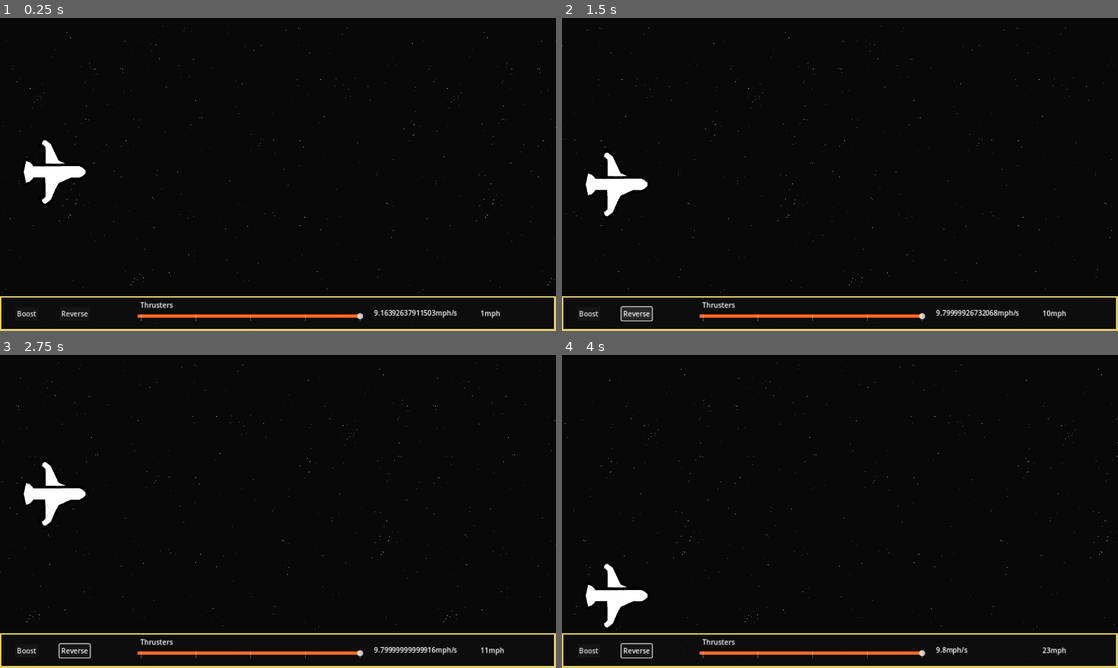
Above: before the commit, frames 1-4 (two rows, left to right).
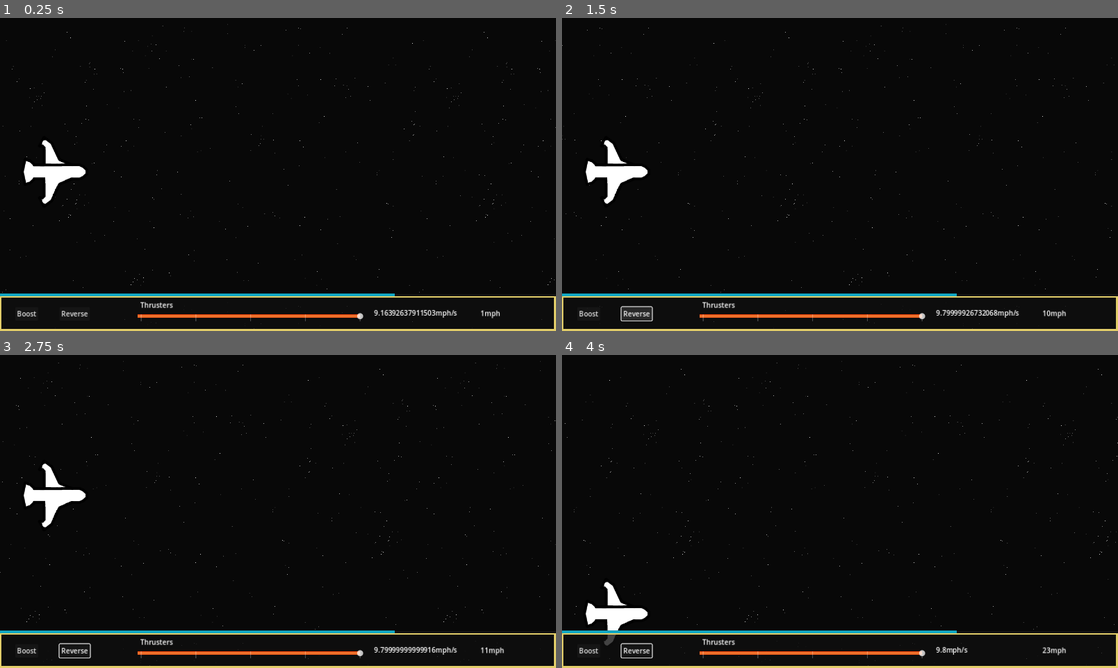
Above: after the commit, the same moments.

Repository: Harmoen/Never-Stop
Game: Godot game, scene res://source/main/main.tscn
The game is run twice, just before and just after one commit, with the same random seed, the same clock (stepped at 60 frames per second) and the same inputs.
Inputs (mouse positions are in pixels of both pictures, inside the frame that each line leads up to):
- Up to frame 1 (0.25 s): no input
- Up to frame 2 (1.5 s): click "Boost" at 0.5 s; click "Reverse" at 1.25 s
- Up to frame 3 (2.75 s): tap Enter at 2 s; move the mouse to (400, 495) at 2.02 s; press the mouse at (400, 495) at 2.03 s; hold Up (up) from 2.03 s (still down)
- Up to frame 4 (4 s): move the mouse to (728, 527) at 2.77 s; release Up (up) at 2.78 s; release the mouse at (728, 527) at 2.78 s; hold S (down) 2.78-3.53 s; click (728, 527) at 2.85 s; move the mouse to (895, 442) at 3.52 s; press the mouse at (895, 442) at 3.53 s; hold Up (up) from 3.53 s (still down)

The runs differ from the first frame. In frame 1, 0.6% of the frame differs, in the area x 0-71%, y 88-89%; in frame 2, 1.6%; in frame 3, 0.9%; in frame 4, 1.7%, in the area x 0-71%, y 66-93%.

Commit message:
Fixed the damn controls

Diff:
--- a/source/main/main.tscn
+++ b/source/main/main.tscn
@@ -1,11 +1,10 @@
-[gd_scene load_steps=12 format=3 uid="uid://b0j5744x2awu8"]
+[gd_scene load_steps=13 format=3 uid="uid://b0j5744x2awu8"]
 
 [ext_resource type="Script" path="res://source/main/main.gd" id="1_svqlp"]
 [ext_resource type="PackedScene" uid="uid://ds23o5u6thl0n" path="res://source/spaceship/spaceship.tscn" id="2_3spb5"]
 [ext_resource type="Texture2D" uid="uid://cmf33tq4ehg7x" path="res://assets/textures/placeholder/Sprite-0001.png" id="2_l7axo"]
 [ext_resource type="Shader" path="res://source/shaders/scroll.gdshader" id="3_qf87f"]
 [ext_resource type="Script" path="res://source/ui/control_panel.gd" id="4_j3b12"]
-[ext_resource type="Texture2D" uid="uid://bfgvnmba3ehb3" path="res://assets/textures/placeholder/asteroid.png" id="4_vbc8j"]
 [ext_resource type="Script" path="res://source/ui/throttle.gd" id="5_3g2n2"]
 [ext_resource type="Script" path="res://source/ui/sound_button.gd" id="6_nem02"]
 
@@ -28,17 +27,29 @@
 border_color = Color(0.951438, 0.211101, 0, 1)
 border_blend = true
 
+[sub_resource type="StyleBoxFlat" id="StyleBoxFlat_00mev"]
+bg_color = Color(0.0807833, 0.0807833, 0.0807833, 1)
+border_width_left = 1
+border_width_top = 1
+border_width_right = 1
+border_width_bottom = 1
+border_color = Color(0, 0, 0, 1)
+border_blend = true
+
+[sub_resource type="StyleBoxFlat" id="StyleBoxFlat_qq2s6"]
+bg_color = Color(0.0696532, 0.669902, 0.781649, 1)
+border_width_left = 1
+border_width_top = 1
+border_width_right = 1
+border_width_bottom = 1
+border_color = Color(0.0417974, 0.509131, 0.594539, 1)
+border_blend = true
+
 [node name="Main" type="Node"]
 script = ExtResource("1_svqlp")
 
-[node name="Camera2D" type="Camera2D" parent="."]
-anchor_mode = 0
-
-[node name="Spaceship" parent="." instance=ExtResource("2_3spb5")]
-position = Vector2(126, 354)
-
 [node name="Background" type="CanvasLayer" parent="."]
-layer = -1
+layer = -2
 
 [node name="PlaceholderBackground" type="TextureRect" parent="Background"]
 z_index = -1
@@ -52,6 +63,12 @@
 size_flags_vertical = 3
 texture = ExtResource("2_l7axo")
 stretch_mode = 1
+
+[node name="Camera2D" type="Camera2D" parent="."]
+anchor_mode = 0
+
+[node name="Spaceship" parent="." instance=ExtResource("2_3spb5")]
+position = Vector2(126, 354)
 
 [node name="ControlPanel" type="CanvasLayer" parent="."]
 script = ExtResource("4_j3b12")
@@ -137,22 +154,21 @@
 text = "Reverse"
 script = ExtResource("6_nem02")
 
-[node name="Asteroid" type="Sprite2D" parent="."]
-visible = false
-position = Vector2(846, 119)
-scale = Vector2(0.25, 0.25)
-texture = ExtResource("4_vbc8j")
-
-[node name="Asteroid2" type="Sprite2D" parent="."]
-visible = false
-position = Vector2(1004, 506)
-rotation = -0.914423
-scale = Vector2(0.25, 0.25)
-texture = ExtResource("4_vbc8j")
-
-[node name="Asteroid3" type="Sprite2D" parent="."]
-visible = false
-position = Vector2(601, 567)
-rotation = -1.38281
-scale = Vector2(0.17021, 0.17021)
-texture = ExtResource("4_vbc8j")
+[node name="ShieldBar" type="ProgressBar" parent="ControlPanel/Panel"]
+unique_name_in_owner = true
+custom_minimum_size = Vector2(0, 6)
+layout_mode = 1
+anchors_preset = 12
+anchor_top = 1.0
+anchor_right = 1.0
+anchor_bottom = 1.0
+offset_top = -86.0
+offset_bottom = -80.0
+grow_horizontal = 2
+grow_vertical = 0
+size_flags_vertical = 1
+theme_override_styles/background = SubResource("StyleBoxFlat_00mev")
+theme_override_styles/fill = SubResource("StyleBoxFlat_qq2s6")
+max_value = 1.0
+value = 0.71
+show_percentage = false
--- a/source/spaceship/spaceship.gd
+++ b/source/spaceship/spaceship.gd
@@ -6,37 +6,28 @@
 const MIN_HEIGHT : float = 0
 
 @onready var hitbox: Area2D = $Hitbox
+@onready var mouse_input_controller: Control = $guiInputLayer/MouseInputController
 
 # Strafing Variables
 var input_direction : float = 0
 var direction : float = 0
+var following_mouse : bool = false
 var current_strafe_speed : float = 0
 var strafe_speed : float = 500
 var strafe_acceleration : float = 6
-
-# I might make the speed not controlled by the spaceship, since it's controlled by throttle
-# And doesn't actually affect the position of the ship
-#var current_speed : float = 1:
-	#set(new_speed):
-		#current_speed = new_speed
-		#UI.update_speed_display(current_speed)
 #endregion
 
 
 func _ready() -> void:
+	mouse_input_controller.gui_input.connect(_on_gui_input_event)
 	current_strafe_speed = strafe_speed
 
 
 func _process(delta: float) -> void:
-	if Input.is_action_pressed("left_click"):
+	if following_mouse:
 		var mouse_distance : float = get_global_mouse_position().y - self.global_position.y
 		if abs(mouse_distance) > 5:
 			input_direction = signf(mouse_distance)
-		else:
-			input_direction = 0.0
-	else:
-		input_direction = Input.get_axis("up","down")
-
 
 	direction = lerp(direction, input_direction, strafe_acceleration * delta)
 
@@ -45,3 +36,21 @@
 		self.global_position.y + (direction * current_strafe_speed * delta),
 		MIN_HEIGHT,
 		MAX_HEIGHT)
+
+
+#region Handling Input Modes
+func _unhandled_key_input(event: InputEvent) -> void:
+	if event.is_action_pressed("down") or event.is_action_pressed("up"):
+		following_mouse = false
+		input_direction = Input.get_axis("up","down")
+	elif event.is_action_released("down") or event.is_action_released("up"):
+		input_direction = Input.get_axis("up","down")
+
+
+func _on_gui_input_event(event: InputEvent) -> void:
+	if event.is_action_pressed("left_click"):
+		following_mouse = true
+	elif event.is_action_released("left_click"):
+		following_mouse = false
+		input_direction = Input.get_axis("up","down")
+#endregion
--- a/source/spaceship/spaceship.tscn
+++ b/source/spaceship/spaceship.tscn
@@ -20,3 +20,14 @@
 
 [node name="Sprite2D" type="Sprite2D" parent="."]
 texture = ExtResource("1_53jdu")
+
+[node name="guiInputLayer" type="CanvasLayer" parent="."]
+layer = -1
+
+[node name="MouseInputController" type="Control" parent="guiInputLayer"]
+layout_mode = 3
+anchors_preset = 15
+anchor_right = 1.0
+anchor_bottom = 1.0
+grow_horizontal = 2
+grow_vertical = 2
--- /dev/null
+++ b/source/ui/boost_panel.tscn
@@ -0,0 +1,63 @@
+[gd_scene load_steps=4 format=3 uid="uid://c22o5fsf1hhed"]
+
+[ext_resource type="Script" path="res://source/ui/sound_button.gd" id="1_xobs2"]
+
+[sub_resource type="StyleBoxFlat" id="StyleBoxFlat_pvfbt"]
+bg_color = Color(0.0807833, 0.0807833, 0.0807833, 1)
+border_width_left = 1
+border_width_top = 1
+border_width_right = 1
+border_width_bottom = 1
+border_color = Color(0, 0, 0, 1)
+border_blend = true
+
+[sub_resource type="StyleBoxFlat" id="StyleBoxFlat_5hw32"]
+bg_color = Color(0.0696532, 0.669902, 0.781649, 1)
+border_width_left = 1
+border_width_top = 1
+border_width_right = 1
+border_width_bottom = 1
+border_color = Color(0.0417974, 0.509131, 0.594539, 1)
+border_blend = true
+
+[node name="BoostPanel" type="PanelContainer"]
+offset_right = 101.0
+offset_bottom = 83.0
+
+[node name="MarginContainer" type="MarginContainer" parent="."]
+layout_mode = 2
+theme_override_constants/margin_left = 4
+theme_override_constants/margin_top = 4
+theme_override_constants/margin_right = 4
+theme_override_constants/margin_bottom = 4
+
+[node name="HBoxContainer" type="HBoxContainer" parent="MarginContainer"]
+layout_mode = 2
+
+[node name="VBoxContainer" type="VBoxContainer" parent="MarginContainer/HBoxContainer"]
+layout_mode = 2
+size_flags_horizontal = 3
+
+[node name="Label" type="Label" parent="MarginContainer/HBoxContainer/VBoxContainer"]
+layout_mode = 2
+size_flags_horizontal = 4
+size_flags_vertical = 0
+text = "Boost"
+horizontal_alignment = 1
+vertical_alignment = 1
+
+[node name="SoundButton" type="Button" parent="MarginContainer/HBoxContainer/VBoxContainer"]
+custom_minimum_size = Vector2(10, 10)
+layout_mode = 2
+size_flags_vertical = 3
+script = ExtResource("1_xobs2")
+
+[node name="BoostProgress" type="ProgressBar" parent="MarginContainer/HBoxContainer"]
+layout_mode = 2
+size_flags_vertical = 1
+theme_override_styles/background = SubResource("StyleBoxFlat_pvfbt")
+theme_override_styles/fill = SubResource("StyleBoxFlat_5hw32")
+max_value = 1.0
+value = 0.21
+fill_mode = 3
+show_percentage = false
--- a/source/ui/control_panel.gd
+++ b/source/ui/control_panel.gd
@@ -27,6 +27,8 @@
 		speed_label.text = str(floor(total_speed), "mph")
 var lerp_speed : float = 10
 var reversed : bool = false
+var boost_speed : float = 20
+var boost_duration : float = 4
 
 
 func _ready() -> void:
--- /dev/null
+++ b/source/ui/options_menu.tscn
@@ -0,0 +1,46 @@
+[gd_scene format=3 uid="uid://cqtffm82crdoc"]
+
+[node name="OptionsMenu" type="CanvasLayer"]
+layer = 2
+
+[node name="VBoxContainer" type="VBoxContainer" parent="."]
+offset_right = 40.0
+offset_bottom = 40.0
+
+[node name="HBoxContainer" type="HBoxContainer" parent="VBoxContainer"]
+layout_mode = 2
+
+[node name="CheckBox" type="CheckBox" parent="VBoxContainer/HBoxContainer"]
+layout_mode = 2
+
+[node name="Label" type="Label" parent="VBoxContainer/HBoxContainer"]
+layout_mode = 2
+text = "Use Mouse to Strafe"
+
+[node name="Label" type="Label" parent="VBoxContainer"]
+layout_mode = 2
+text = "Speed Display Units"
+
+[node name="UnitOptions" type="OptionButton" parent="VBoxContainer"]
+layout_mode = 2
+selected = 3
+item_count = 10
+popup/item_0/text = "Miles Per Hour"
+popup/item_1/text = "Miles per Minute"
+popup/item_1/id = 1
+popup/item_2/text = "Miles Per Second"
+popup/item_2/id = 2
+popup/item_3/text = "Kilometers per Hour"
+popup/item_3/id = 3
+popup/item_4/text = "Kilometers per Minute"
+popup/item_4/id = 4
+popup/item_5/text = "Kilometers per Second"
+popup/item_5/id = 5
+popup/item_6/text = "Mach"
+popup/item_6/id = 6
+popup/item_7/text = "Knots"
+popup/item_7/id = 7
+popup/item_8/text = "Astronomical Units per Day"
+popup/item_8/id = 8
+popup/item_9/text = "Light Speed Fraction"
+popup/item_9/id = 9
